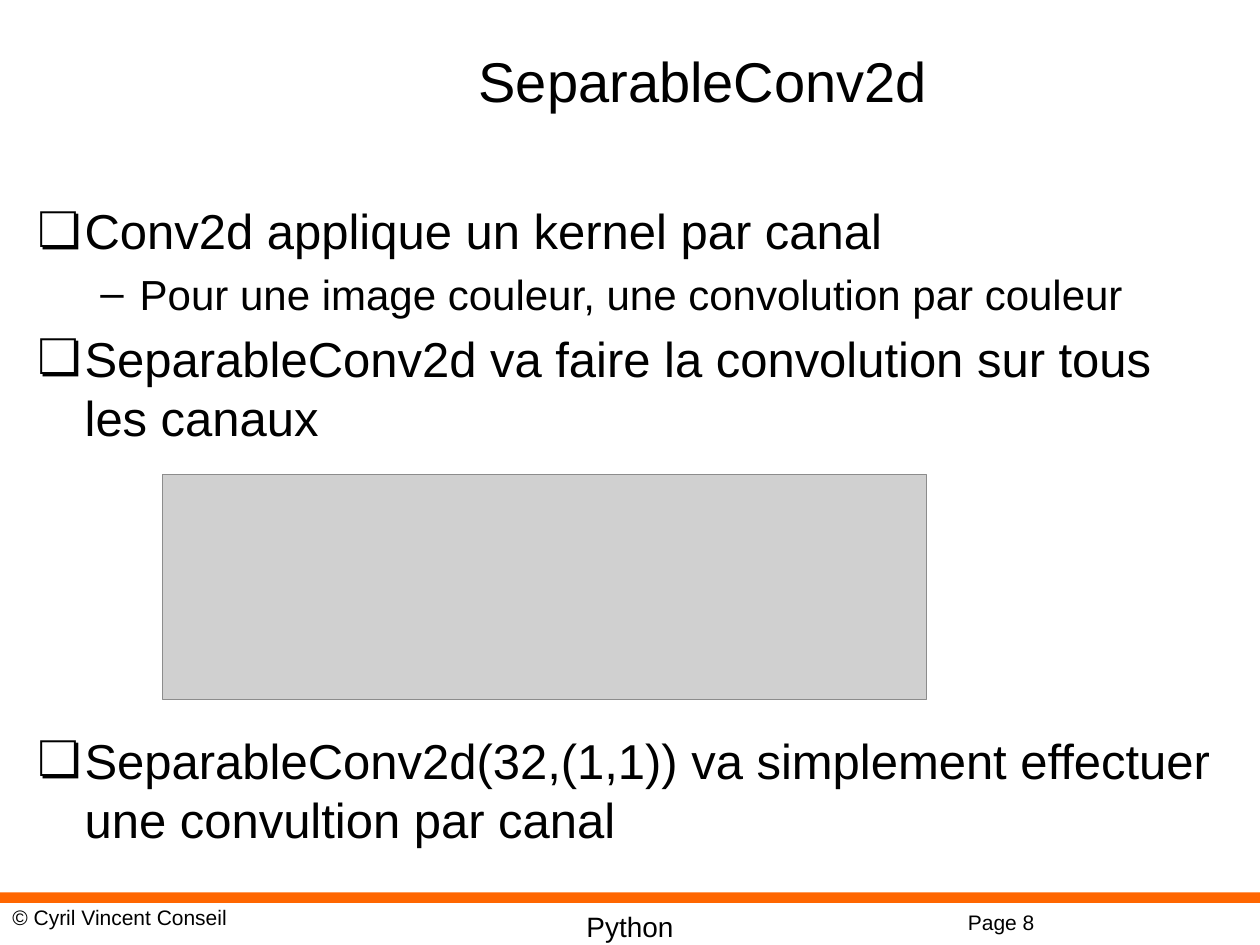
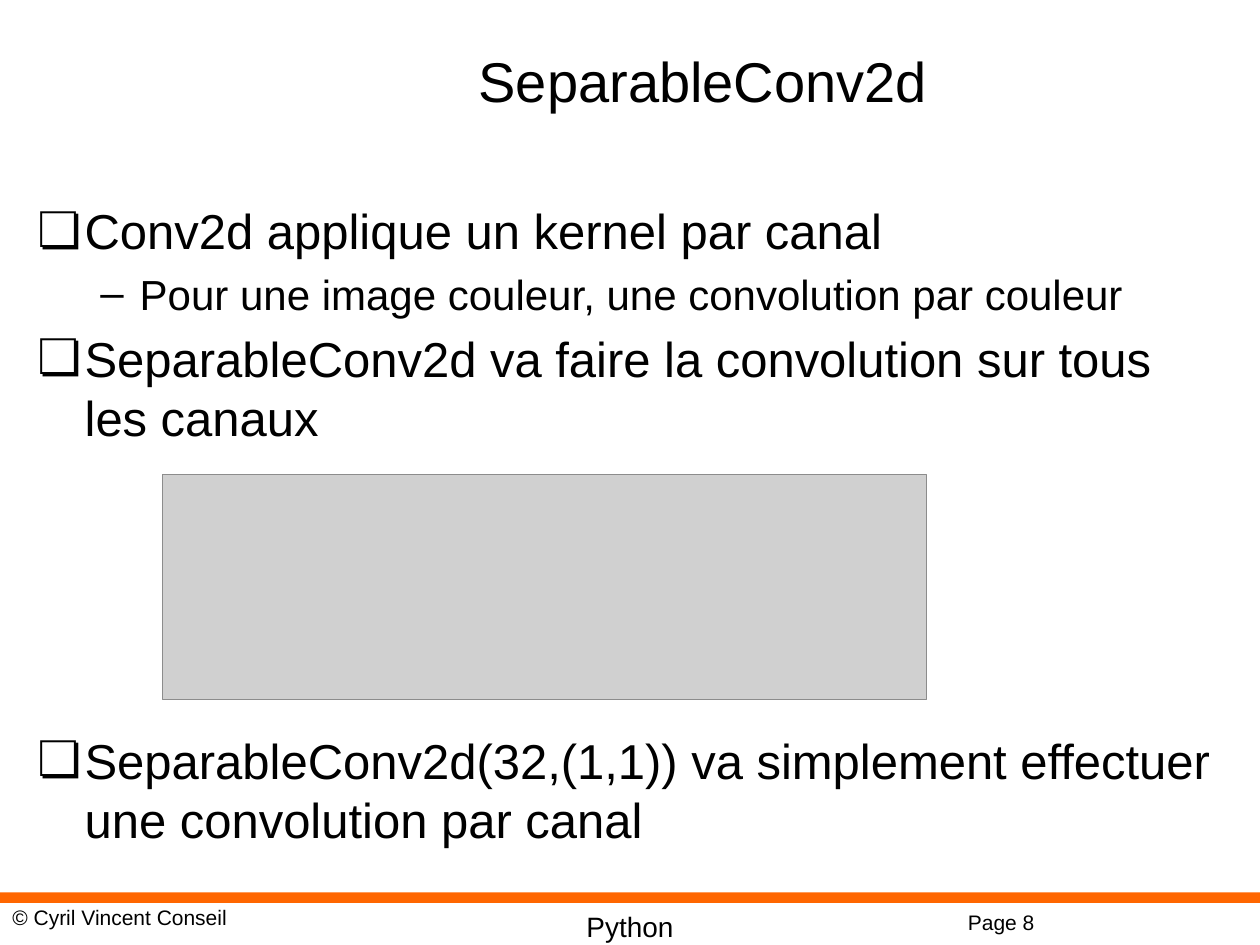
Before and after one commit to cyrilvincent/DL, a slide deck: slide 8 of PPT/DeepLearning11-KerasModels.pptx. Drawn at 1260x945 pixels with LibreOffice and Linux fonts; fonts in the diff are those of the drawing; grey boxes stand for pictures; background and template pictures are left out. Boxes give left, top, right and bottom in pixels: in the first picture for what was removed or moved away, otherwise in the second. Text is boxed around its words. In the diff, an @@ line names an element or a change of style, - is before the commit and + after.

```diff
--- a/PPT/DeepLearning11-KerasModels.pptx
+++ b/PPT/DeepLearning11-KerasModels.pptx
@@ text at box(85, 743, 1210, 848): text changed @@
-❏ SeparableConv2d(32,(1,1)) va simplement effectuer une convultion par canal
+❏ SeparableConv2d(32,(1,1)) va simplement effectuer une convolution par canal
```
Also in this commit, not shown: 6 other files.
